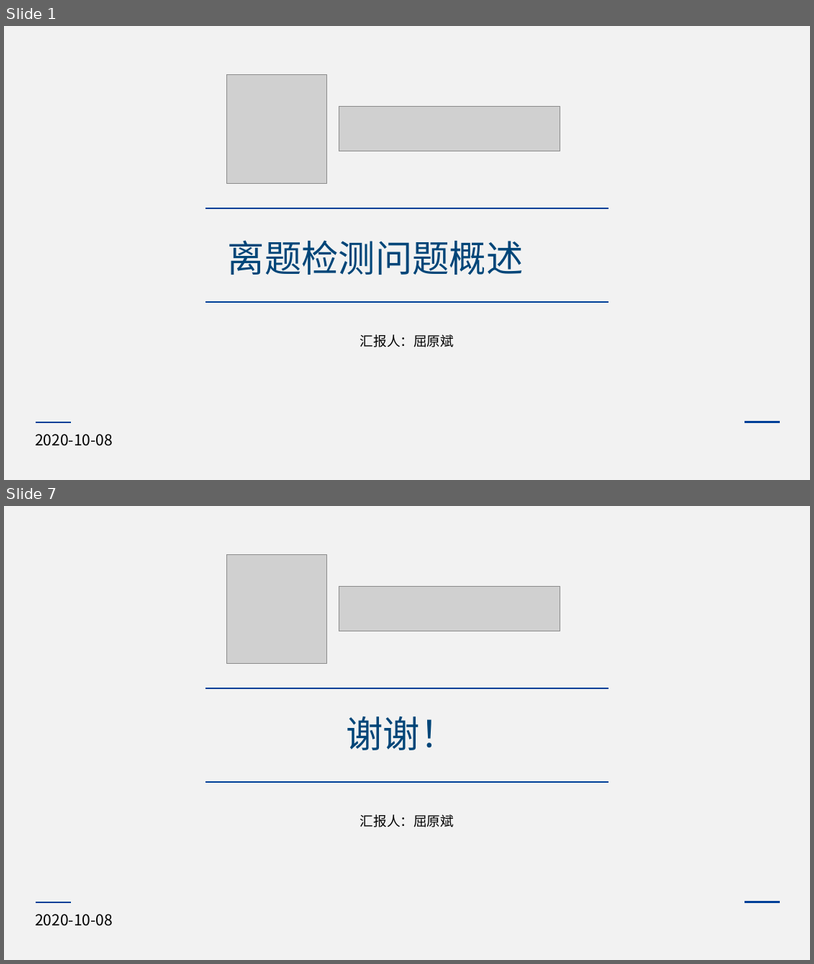
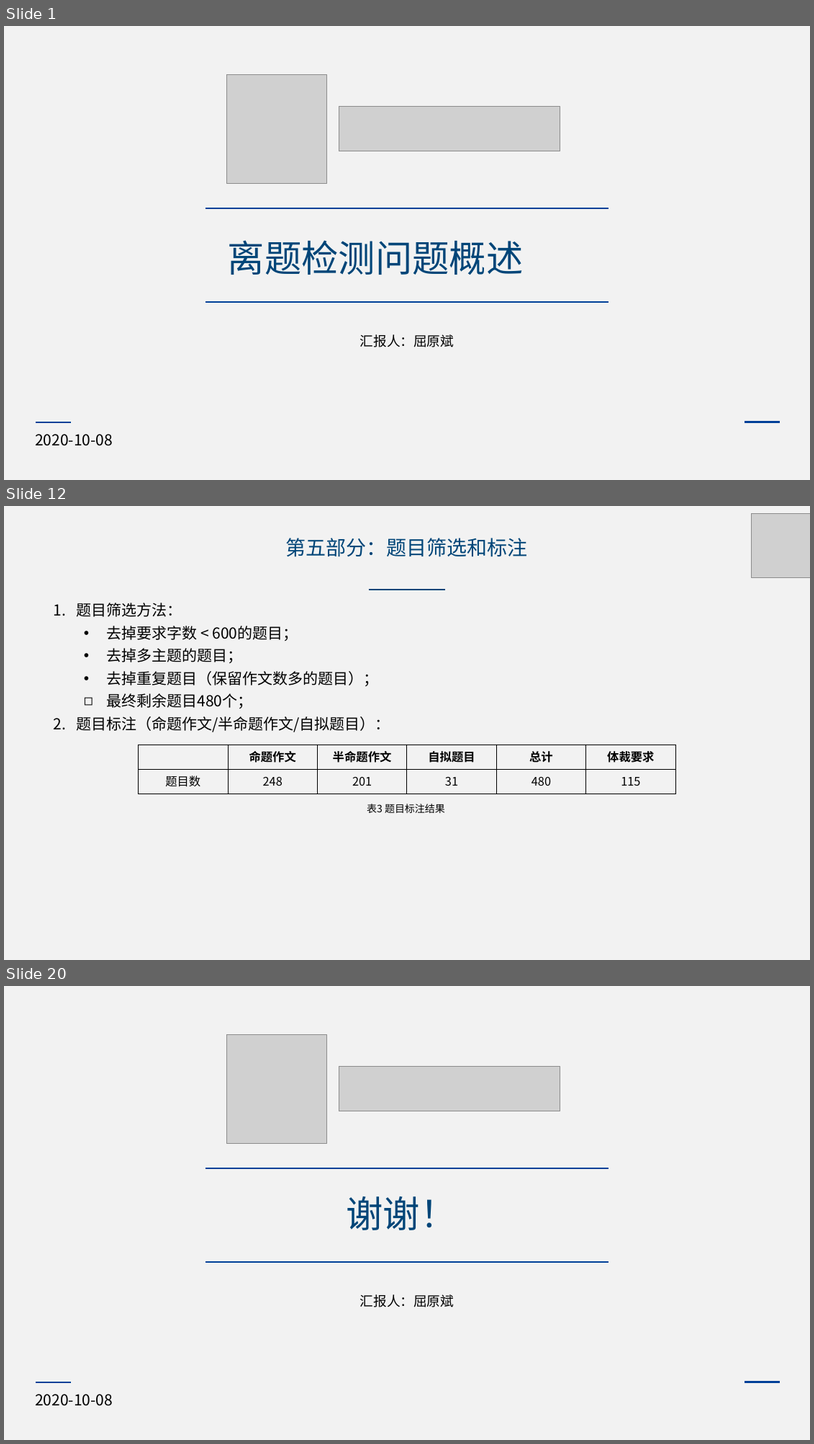
Before and after one commit to ybqu/courses, a slide deck: master/研究生工作/组会/屈原斌-组会-20201005.pptx. Shown one above the other, each under a label of ours: slides 1 and 7 before the commit, slides 1, 12 and 20 after it; the slides between them are not shown. The pictures are 814x964 and 814x1444 pixels, drawn with LibreOffice and Linux fonts; fonts in the diff are those of the drawing; grey boxes stand for pictures. Boxes give left, top, right and bottom in pixels: in the first picture for what was removed or moved away, otherwise in the second. Text is boxed around its words. In the diff, an @@ line names an element or a change of style, - is before the commit and + after.

```diff
--- a/master/研究生工作/组会/屈原斌-组会-20201005.pptx
+++ b/master/研究生工作/组会/屈原斌-组会-20201005.pptx
@@ slide 12 added at <box>4,506,810,960</box>, background #F2F2F2 @@
@@ picture added at <box>751,514,810,577</box> @@
@@ text added at <box>286,538,528,557</box>, 24 pt, text #004578 @@
+第五部分：题目筛选和标注
@@ line added from (369, 590) to (445, 590), #004578 1.5 pt @@
@@ text added at <box>76,602,390,732</box>, 18 pt, text #000000 @@
+1. 题目筛选方法：
+  • 去掉要求字数 < 600的题目；
+  • 去掉多主题的题目；
+  • 去掉重复题目（保留作文数多的题目）；
+  ◻ 最终剩余题目480个；
+2. 题目标注（命题作文/半命题作文/自拟题目）：
@@ table added at <box>139,744,676,793</box>, 2 rows, 6 columns @@
+ | 命题作文 | 半命题作文 | 自拟题目 | 总计 | 体裁要求
+题目数 | 248 | 201 | 31 | 480 | 115
@@ text added at <box>367,803,445,813</box>, 12 pt, text #000000 @@
+表3 题目标注结果
@@ what was slide 7 is now slide 20 @@
```
Also in this commit, not shown: 4 slides changed, 13 other slides added, 1 slide removed, 1 other file.
